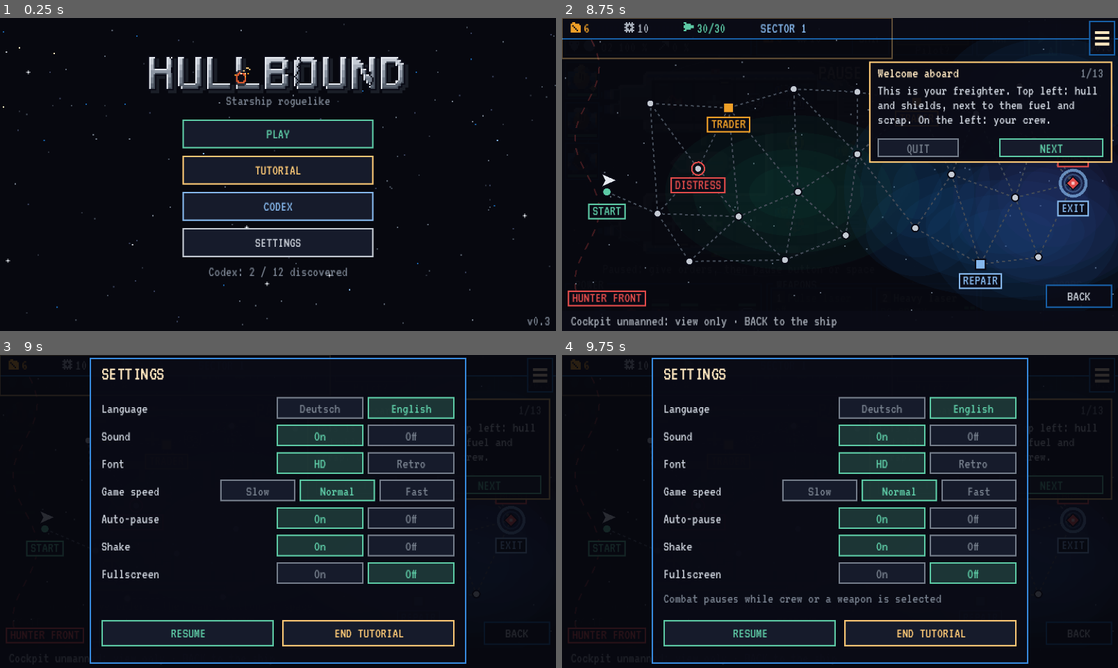
Above: before the commit, frames 1-4 (two rows, left to right).
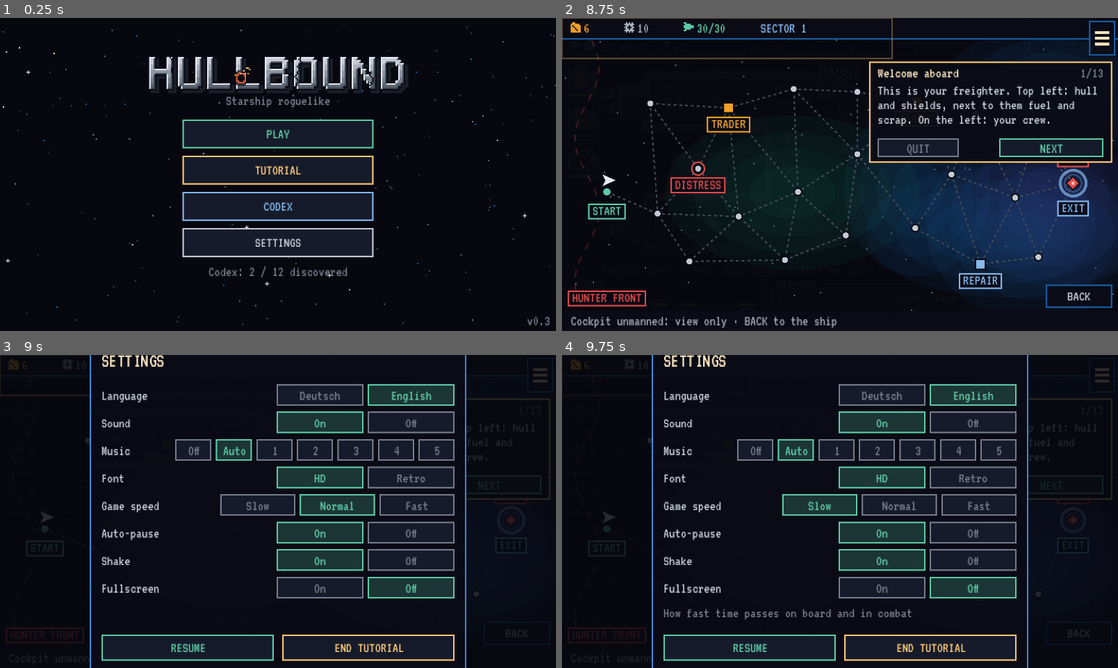
Above: after the commit, the same moments.

Repository: fkroczak/Driftline
Game: Godot game, scene res://scenes/title.tscn
The game is run twice, just before and just after one commit, with the same random seed, the same clock (stepped at 60 frames per second) and the same inputs.
Inputs (mouse positions are in pixels of both pictures, inside the frame that each line leads up to):
- Up to frame 1 (0.25 s): no input
- Up to frame 2 (8.75 s): tap Enter at 0.5 s; drag from (840, 174) to (895, 105) at 0.52 s; drag from (584, 121) to (812, 237) at 1.27 s; move the mouse to (662, 302) at 2.02 s; click (662, 302) at 2.17 s; drag from (873, 302) to (673, 127) at 2.77 s; drag from (1079, 302) to (867, 174) at 3.52 s; drag from (934, 36) to (756, 96) at 4.27 s; move the mouse to (1001, 36) at 5.02 s; click (1001, 36) at 5.17 s; drag from (867, 36) to (728, 190) at 5.77 s; drag from (1040, 36) to (895, 105) at 6.52 s; tap Space at 7.25 s; drag from (1073, 36) to (812, 237) at 7.27 s; move the mouse to (840, 174) at 8.02 s; click (840, 174) at 8.17 s
- Up to frame 3 (9 s): drag from (539, 373) to (111, 464) at 8.77 s
- Up to frame 4 (9.75 s): tap Enter at 9.5 s; drag from (840, 511) to (867, 511) at 9.52 s

Frames 1-2 are identical in both runs. In frame 3, 18% of the frame differs, in the area x 16-84%, y 0-100%; in frame 4, 19%.

Commit message:
Spielmusik: 5 Stücke im UK-Garage/Breakbeat-Stil, Music-Autoload und Auswahl in den Einstellungen
- tools/musicgen: prozedurale Musik mit numpy (Drums, Sub/Reese/Acid-Bass, Flächen,
  synthetische Vocal-Chops mit Formanten, Stabs, Arpeggio), nahtlose Schleifen, Ogg über ffmpeg
- game/assets/music: Neonküste, Driftline, Hullbound, Nachtsektor, Jägerfront
- Music-Autoload: eigener Bus, Überblenden, Auto-Auswahl je Situation (Menü, Ruhe, Kampf)
- Einstellungen: Musik Aus / Auto / 1–5

Co-Authored-By: Claude Opus 5.5 <noreply@anthropic.com>
Claude-Session: https://claude.ai/code/session_01U2KC5nN1hBG1H9X2dRFvk5

Diff:
--- a/game/i18n/en.json
+++ b/game/i18n/en.json
@@ -23,7 +23,12 @@
   "Ton": "Sound",
   "An": "On",
   "Aus": "Off",
-  "Soundeffekte an oder aus": "Sound effects on or off",
+  "Soundeffekte und Musik an oder aus": "Sound effects and music on or off",
+  "Musik": "Music",
+  "Keine Hintergrundmusik": "No background music",
+  "Auto": "Auto",
+  "Läuft überall: %s": "Playing everywhere: %s",
+  "Auto: Stück passend zu Menü, Reise und Kampf": "Auto: track matches menu, travel and combat",
   "Schrift": "Font",
   "HD: Schrift in voller Auflösung · Retro: alles im groben Pixelraster": "HD: text at full resolution · Retro: everything on the coarse pixel grid",
   "Spieltempo": "Game speed",
--- a/game/project.godot
+++ b/game/project.godot
@@ -16,6 +16,7 @@
 
 Game="*res://scripts/game.gd"
 Sfx="*res://scripts/sfx.gd"
+Music="*res://scripts/music.gd"
 Updater="*res://scripts/updater.gd"
 
 [display]
--- a/game/scripts/core/settings.gd
+++ b/game/scripts/core/settings.gd
@@ -9,6 +9,7 @@
 ## - shake: Bildschirm wackelt bei Treffern.
 ## - fullscreen: nur am Computer.
 ## - muted: Ton aus (Sfx liest und schreibt ihn hier mit).
+## - music_track: Musik "off", "auto" (Stück je Situation) oder ein festes Stück (siehe Music).
 ## - language: "de", "en" oder leer (= Systemsprache), siehe Loc.
 
 const PATH := "user://settings.json"
@@ -19,6 +20,7 @@
 	"shake": true,
 	"fullscreen": false,
 	"muted": false,
+	"music_track": "auto",
 	"language": "",
 }
 
@@ -68,6 +70,9 @@
 	var sfx := tree.root.get_node_or_null("Sfx")
 	if sfx and bool(sfx.get("muted")) != bool(get_value("muted")):
 		sfx.set("muted", get_value("muted"))
+	var music := tree.root.get_node_or_null("Music")
+	if music:
+		music.call("refresh")
 	tree.root.content_scale_mode = Window.CONTENT_SCALE_MODE_CANVAS_ITEMS if get_value("crisp_text") else Window.CONTENT_SCALE_MODE_VIEWPORT
 	if has_fullscreen() and DisplayServer.get_name() != "headless":
 		var want := DisplayServer.WINDOW_MODE_FULLSCREEN if get_value("fullscreen") else DisplayServer.WINDOW_MODE_WINDOWED
--- /dev/null
+++ b/game/scripts/music.gd
@@ -0,0 +1,137 @@
+extends Node
+## Autoload „Music“: Hintergrundmusik aus res://assets/music/ (erzeugt mit tools/musicgen).
+##
+## - situation(name): "titel", "ruhe", "kampf" oder "ende". Im Modus „Auto“ (Einstellung
+##   music_track) gehört zu jeder Situation ein Stück; in Ruhe wechseln sich drei Stücke ab,
+##   jedes Mal, wenn ein Kampf vorbei ist. Wechsel werden weich überblendet.
+## - Ist in den Einstellungen ein festes Stück gewählt, läuft überall dieses (zum Vergleichen).
+## - Eigener Bus „Music“; Ton aus (Sfx.muted) schaltet den Master und damit auch die Musik stumm.
+
+const DIR := "res://assets/music/"
+const BUS := "Music"
+const BUS_DB := -7.0
+const FADE := 1.6  # Sekunden für Ein-/Ausblenden
+## Reihenfolge = Nummer in den Einstellungen (1–5).
+const TRACKS := ["neonkueste", "driftline", "hullbound", "nachtsektor", "jaegerfront"]
+const TITLES := {"neonkueste": "Neonküste", "driftline": "Driftline", "hullbound": "Hullbound",
+	"nachtsektor": "Nachtsektor", "jaegerfront": "Jägerfront"}
+const AUTO := {"titel": ["hullbound"], "ruhe": ["neonkueste", "driftline", "nachtsektor"],
+	"kampf": ["jaegerfront"], "ende": []}
+
+var _players: Array[AudioStreamPlayer] = []
+var _active := 0  # Index des Spielers, der gerade einblendet bzw. spielt
+var _current := ""  # laufendes Stück ("" = Stille)
+var _situation := ""
+var _calm := 0  # welches Ruhe-Stück als nächstes
+var _streams := {}
+
+
+func _ready() -> void:
+	process_mode = Node.PROCESS_MODE_ALWAYS
+	if AudioServer.get_bus_index(BUS) < 0:
+		AudioServer.add_bus()
+		var idx := AudioServer.bus_count - 1
+		AudioServer.set_bus_name(idx, BUS)
+		AudioServer.set_bus_send(idx, "Master")
+		AudioServer.set_bus_volume_db(idx, BUS_DB)
+	for i in 2:
+		var p := AudioStreamPlayer.new()
+		p.bus = BUS
+		p.volume_db = -80.0
+		add_child(p)
+		_players.append(p)
+	refresh.call_deferred()
+
+
+## Spielsituation melden (darf jedes Bild aufgerufen werden, wirkt nur bei Änderung).
+func situation(name: String) -> void:
+	if name == _situation:
+		return
+	if _situation == "kampf" and name == "ruhe":
+		_calm += 1  # nach jedem Kampf ein anderes Ruhe-Stück
+	_situation = name
+	refresh()
+
+
+## Stück passend zu Einstellung und Situation wählen (auch nach Änderung der Einstellungen).
+func refresh() -> void:
+	_switch_to(wanted())
+
+
+## Welches Stück jetzt laufen soll ("" = keins).
+func wanted() -> String:
+	var fixed := str(Settings.get_value("music_track"))
+	if fixed == "off":
+		return ""
+	if fixed in TRACKS:
+		return fixed
+	var list: Array = AUTO.get(_situation, [])
+	return "" if list.is_empty() else str(list[_calm % list.size()])
+
+
+func current() -> String:
+	return _current
+
+
+static func title_of(track: String) -> String:
+	return str(TITLES.get(track, track))
+
+
+func _switch_to(track: String) -> void:
+	if track == _current:
+		return
+	_current = track
+	if track == "":
+		return  # _process blendet alles aus
+	var stream := _stream(track)
+	if stream == null:
+		return
+	_active = 1 - _active
+	var p := _players[_active]
+	p.stream = stream
+	p.volume_db = -80.0
+	p.play()
+
+
+func _process(delta: float) -> void:
+	for i in _players.size():
+		var p := _players[i]
+		if not p.playing:
+			continue
+		var target := 1.0 if i == _active and _current != "" else 0.0
+		var level := move_toward(db_to_linear(p.volume_db), target, delta / FADE)
+		if level <= 0.001 and target == 0.0:
+			p.stop()
+			p.volume_db = -80.0
+			continue
+		p.volume_db = linear_to_db(maxf(level, 0.0001))
+
+
+func _stream(track: String) -> AudioStream:
+	if not _streams.has(track):
+		var path := DIR + track + ".ogg"
+		var s: AudioStream = load(path) if ResourceLoader.exists(path) else null
+		if s is AudioStreamOggVorbis:
+			(s as AudioStreamOggVorbis).loop = true
+		if s == null:
+			push_warning("Music: %s fehlt" % path)
+		_streams[track] = s
+	return _streams[track]
+
+
+## Beim Beenden alles anhalten und freigeben, sonst hält der Audioserver den Ogg-Stream fest.
+func _notification(what: int) -> void:
+	if what in [NOTIFICATION_WM_CLOSE_REQUEST, NOTIFICATION_PREDELETE]:
+		_release()
+
+
+func _exit_tree() -> void:
+	_release()
+
+
+func _release() -> void:
+	for p in _players:
+		p.stop()
+		p.stream = null
+	_streams.clear()
+	_current = ""
--- a/game/scripts/ship_screen.gd
+++ b/game/scripts/ship_screen.gd
@@ -732,6 +732,7 @@
 	enemy_view.show_jump = battle != null and battle.enemy_fleeing
 	enemy_view.sensor_level = state.level("sensoren")
 	_update_sound_loops()
+	Music.situation("kampf" if _phase == "kampf" else ("ende" if _phase == "ende" else "ruhe"))
 	if legend.visible or is_paused() or dialog.visible or map_view.visible or _phase == "ende" \
 			or settings_panel.visible or ship_panel.visible or shop_panel.visible or coach.wants_pause():
 		return  # Spiel steht, Befehle gehen trotzdem
--- a/game/scripts/title_screen.gd
+++ b/game/scripts/title_screen.gd
@@ -48,6 +48,7 @@
 		add_child(overlay)
 	get_viewport().size_changed.connect(_layout)
 	_layout()
+	Music.situation("titel")
 
 
 func _layout() -> void:
--- a/game/scripts/view/settings_panel.gd
+++ b/game/scripts/view/settings_panel.gd
@@ -36,7 +36,8 @@
 		{"key": "language", "label": Loc.t("Sprache"), "options": [["de", "Deutsch"], ["en", "English"]],
 			"note": Loc.t("Sprache der Texte im Spiel"), "current": Loc.language()},
 		{"key": "muted", "label": Loc.t("Ton"), "options": [[false, Loc.t("An")], [true, Loc.t("Aus")]],
-			"note": Loc.t("Soundeffekte an oder aus")},
+			"note": Loc.t("Soundeffekte und Musik an oder aus")},
+		{"key": "music_track", "label": Loc.t("Musik"), "options": _track_options(), "note": _track_note()},
 		{"key": "crisp_text", "label": Loc.t("Schrift"), "options": [[true, "HD"], [false, "Retro"]],
 			"note": Loc.t("HD: Schrift in voller Auflösung · Retro: alles im groben Pixelraster")},
 		{"key": "speed", "label": Loc.t("Spieltempo"), "options": [[0.75, Loc.t("Langsam")], [1.0, Loc.t("Normal")], [1.25, Loc.t("Schnell")]],
@@ -49,6 +50,23 @@
 	if Settings.has_fullscreen():
 		rows.append({"key": "fullscreen", "label": Loc.t("Vollbild"), "options": [[true, Loc.t("An")], [false, Loc.t("Aus")]], "note": Loc.t("Nur am Computer")})
 	return rows
+
+
+## Aus, Auto und die Stücke 1–5 (zum Vergleichen fest einstellbar).
+func _track_options() -> Array:
+	var opts: Array = [["off", Loc.t("Aus")], ["auto", Loc.t("Auto")]]
+	for i in Music.TRACKS.size():
+		opts.append([Music.TRACKS[i], str(i + 1)])
+	return opts
+
+
+func _track_note() -> String:
+	var track := str(Settings.get_value("music_track"))
+	if track in Music.TRACKS:
+		return Loc.t("Läuft überall: %s") % Music.title_of(track)
+	if track == "off":
+		return Loc.t("Keine Hintergrundmusik")
+	return Loc.t("Auto: Stück passend zu Menü, Reise und Kampf")
 
 
 func _draw() -> void:
@@ -64,6 +82,8 @@
 		HudStyle.text(self, Vector2(box.position.x + 8, y + 12), row.label, HudStyle.COLOR_TEXT)
 		var opts: Array = row.options
 		var ow := 52.0 if opts.size() == 3 else 60.0
+		if opts.size() > 3:
+			ow = floorf((BOX.x - 60.0) / opts.size()) - 3.0
 		var x := box.end.x - 8 - opts.size() * (ow + 3) + 3
 		var current: Variant = row.get("current", Settings.get_value(row.key))
 		for opt: Array in opts:
--- a/game/tests/run_tests.gd
+++ b/game/tests/run_tests.gd
@@ -1277,6 +1277,7 @@
 	for key: String in Settings.DEFAULTS:
 		check(typeof(Settings.get_value(key)) == typeof(Settings.DEFAULTS[key]), "Einstellung %s hat falschen Typ" % key)
 	check(Settings.speed() > 0.0, "Spieltempo muss positiv sein")
+	check(str(Settings.DEFAULTS["music_track"]) == "auto", "Musik steht anfangs auf Auto")
 
 
 # --- Mehrsprachigkeit ---
@@ -1983,3 +1984,14 @@
 	var ipa := UpdateCheck.find_update(releases, "ios", "0.3.21")
 	check(ipa != null and ipa.version == "0.3.22" and ipa.page == "https://r/22", "iOS: 0.3.22 erwartet")
 	check(UpdateCheck.find_update(releases, "", "0.3.1") == null, "Update für unbekannte Plattform")
+
+
+func test_music_tracks_exist() -> void:
+	var music := preload("res://scripts/music.gd")
+	check(music.TRACKS.size() == 5, "Fünf Musikstücke")
+	for track: String in music.TRACKS:
+		check(ResourceLoader.exists(music.DIR + track + ".ogg"), "Musik %s fehlt" % track)
+		check(music.TITLES.has(track), "Titel für %s fehlt" % track)
+	for list: Array in music.AUTO.values():
+		for track: String in list:
+			check(track in music.TRACKS, "Auto-Stück %s unbekannt" % track)
Not shown, added: game/assets/music/driftline.ogg.import
Not shown, added: game/assets/music/hullbound.ogg.import
Not shown, added: game/assets/music/jaegerfront.ogg.import
Not shown, added: game/assets/music/nachtsektor.ogg.import
Not shown, added: game/assets/music/neonkueste.ogg.import
Not shown, added: game/scripts/music.gd.uid
Not shown, added: game/assets/music/driftline.ogg
Not shown, added: game/assets/music/hullbound.ogg
Not shown, added: game/assets/music/jaegerfront.ogg
Not shown, added: game/assets/music/nachtsektor.ogg
Not shown, added: game/assets/music/neonkueste.ogg
